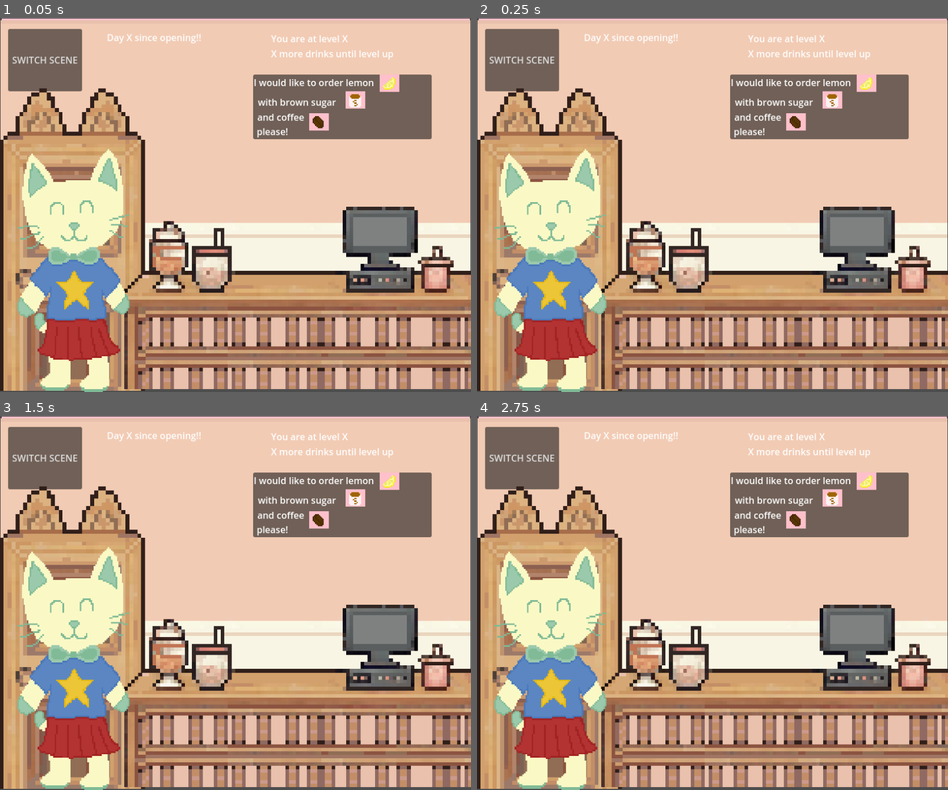
Above: before the commit, frames 1-4 (two rows, left to right).
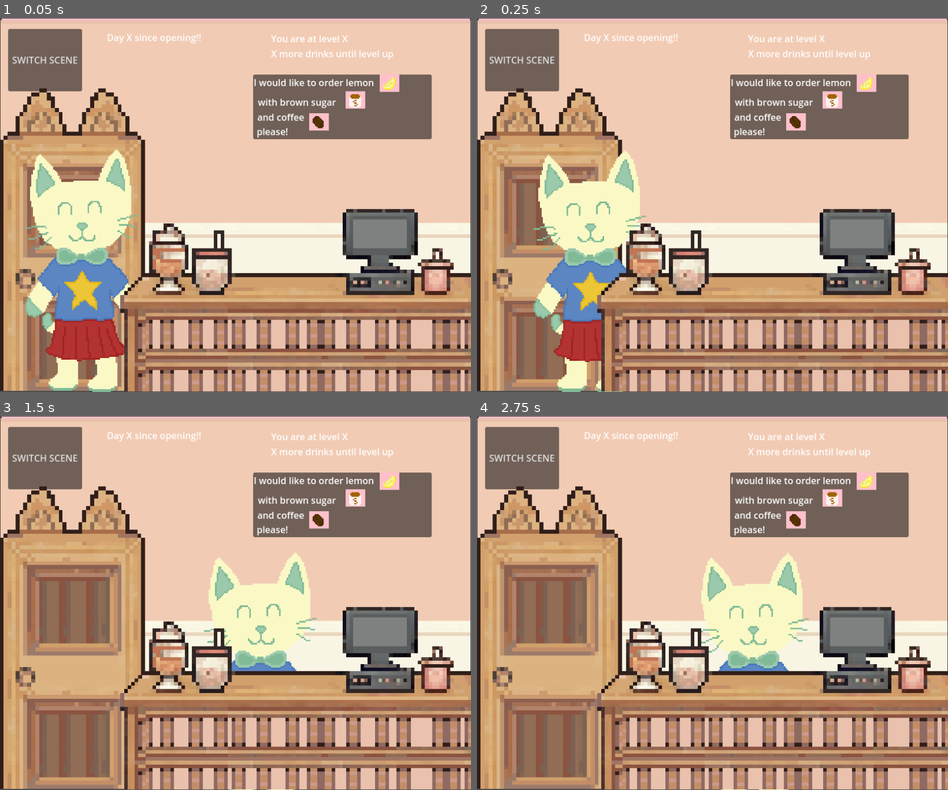
Above: after the commit, the same moments.

Repository: aylabaguette/40sGame
Game: Godot game, scene res://scenes/main.tscn
Same seed, same stepped clock (60 frames per second), same inputs: the game is played once before the commit and once after it.
Inputs (mouse positions are in pixels of both pictures, inside the frame that each line leads up to):
- Up to frame 1 (0.05 s): no input
- Up to frame 2 (0.25 s): no input
- Up to frame 3 (1.5 s): move the mouse to (183, 737) at 0.52 s; click (183, 737) at 0.6 s; move the mouse to (141, 621) at 1.27 s; click (141, 621) at 1.35 s
- Up to frame 4 (2.75 s): move the mouse to (759, 520) at 2.02 s; click (759, 520) at 2.1 s

The runs differ from the first frame. In frame 1, 16% of the frame differs, in the area x 3-100%, y 35-100%; in frame 2, 21%; in frame 3, 25%; in frame 4, 25%.

Commit message:
the "animation" for the character entering the shop

Diff:
--- a/40s-game/scenes/Shop.tscn
+++ b/40s-game/scenes/Shop.tscn
@@ -36,8 +36,9 @@
 texture = ExtResource("4_vcaxr")
 
 [node name="Counter" type="Sprite2D" parent="."]
+z_index = 1
 texture_filter = 1
-position = Vector2(444, 333)
+position = Vector2(444, 337)
 scale = Vector2(6.2, 6.2)
 texture = ExtResource("3_05b3x")
 
--- a/40s-game/scenes/character.gd
+++ b/40s-game/scenes/character.gd
@@ -39,3 +39,13 @@
 	#or however we decide to have the characrters show up order wise/randomized or not?
 	var selectedSprite = characterSprites[randi() % characterSprites.size()]
 	selectedSprite.visible = true
+
+	#the "animation" part so the character appears and then moves behind the counter
+	var startPosition = selectedSprite.position
+	var endPosition = startPosition + Vector2(350, 10)
+
+	#tween lets you do the actual animation stuff...!?
+	var tween = create_tween()
+
+	#moves the selectedSprit.position to endPosition over 1.5 seconds
+	tween.tween_property(selectedSprite, "position", endPosition, 2).set_trans(Tween.TRANS_SINE).set_ease(Tween.EASE_OUT)
